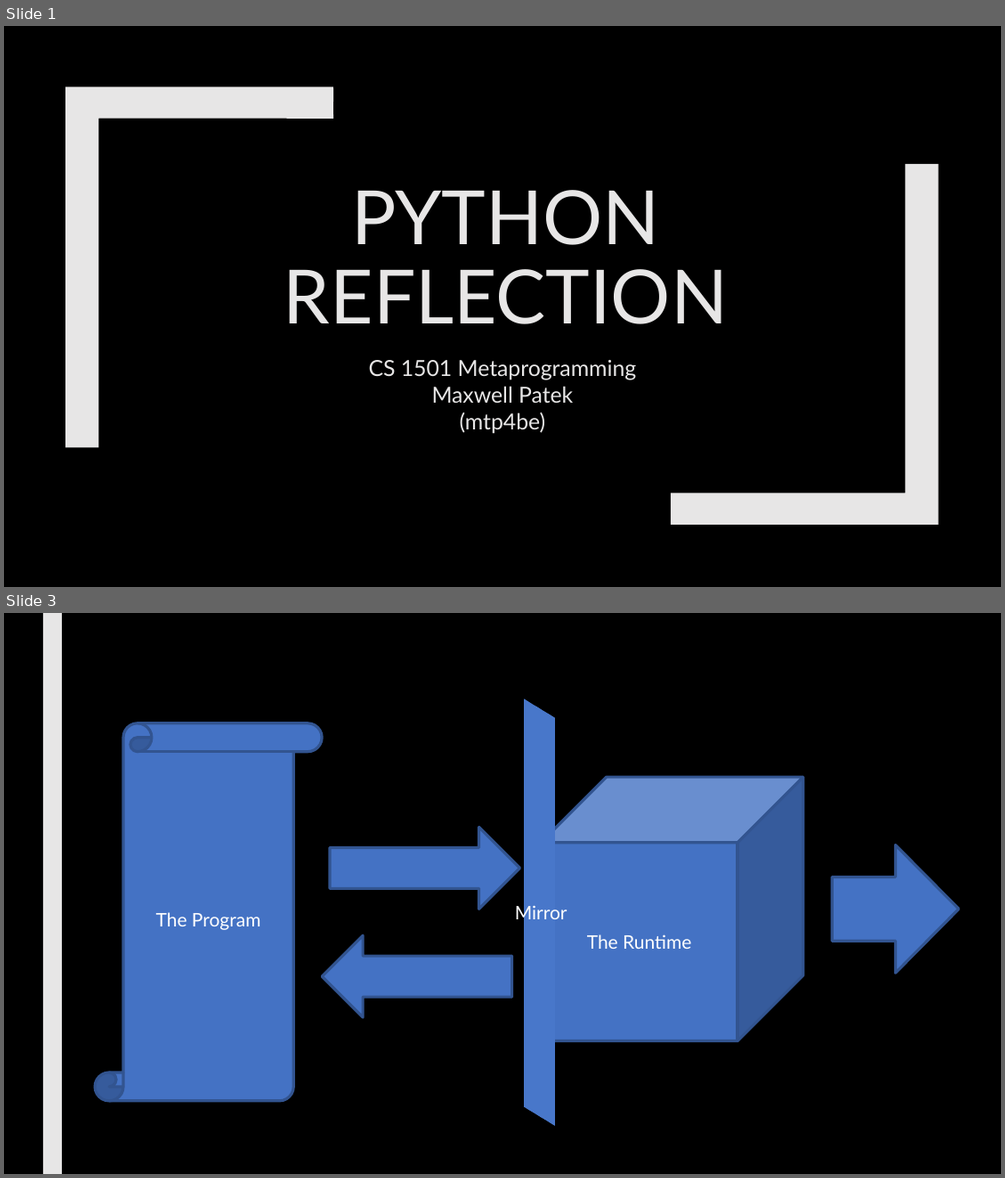
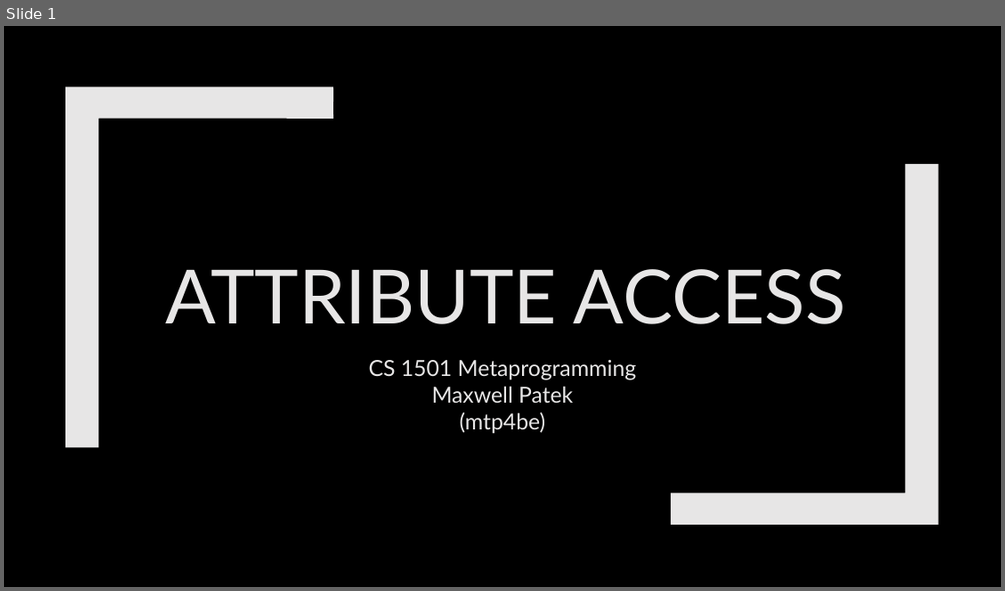
Before and after one commit to max7patek/metaprogramming, a slide deck: slides/07-AttributeAccess.pptx. Shown one above the other, each under a label of ours: slides 1 and 3 before the commit, slide 1 after it; the slides between them are not shown. The pictures are 1005x1178 and 1005x591 pixels, drawn with LibreOffice and Linux fonts; fonts in the diff are those of the drawing. Boxes give left, top, right and bottom in pixels: in the first picture for what was removed or moved away, otherwise in the second. Text is boxed around its words. In the diff, an @@ line names an element or a change of style, - is before the commit and + after.

Commit message:
added attribute and descriptor stuff

```diff
--- a/slides/07-AttributeAccess.pptx
+++ b/slides/07-AttributeAccess.pptx
@@ slide 3 removed at (x1=4, y1=613, x2=1001, y2=1174), background #000000 @@
@@ rectangle removed at (x1=43, y1=613, x2=62, y2=1174) @@
@@ rectangle removed at (x1=507, y1=698, x2=575, y2=1126) @@
-Mirror
@@ vertical scroll removed at (x1=96, y1=723, x2=323, y2=1101) @@
-The Program
@@ cube removed at (x1=541, y1=777, x2=803, y2=1041) @@
-The Runtime
@@ right arrow removed at (x1=330, y1=827, x2=520, y2=908) @@
@@ right arrow removed at (x1=833, y1=844, x2=959, y2=973) @@
@@ right arrow removed at (x1=322, y1=935, x2=512, y2=1017) @@
@@ slide 1 changed as well @@
@@ title at (x1=165, y1=269, x2=846, y2=324): text changed @@
-PYTHON REFLECTION
+ATTRIBUTE ACCESS
```
Also in this commit, not shown: 18 slides added, 32 other slides removed, 1 other file.
